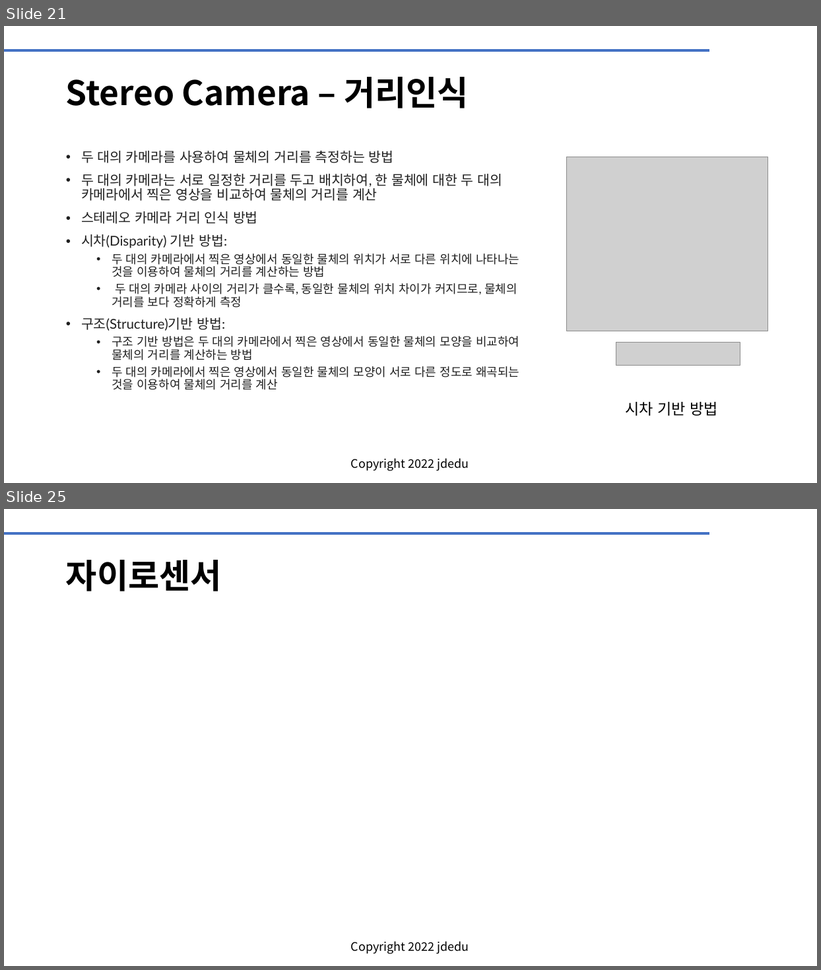
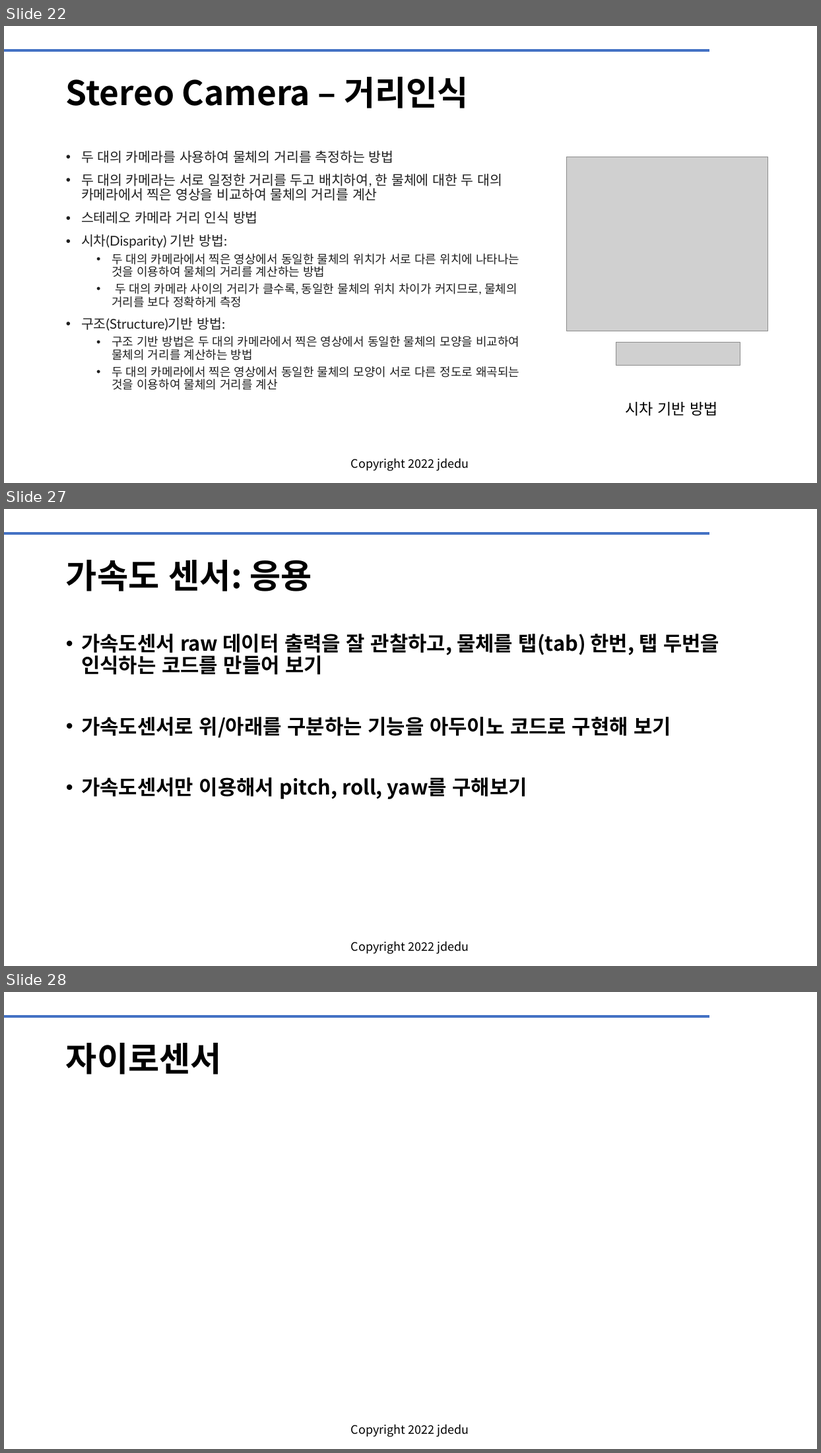
Before and after one commit to JD-edu/KG-KAIROS_robot, a slide deck: doc/KG-KAIROS 로봇센서.pptx. Shown one above the other, each under a label of ours: slides 21 and 25 before the commit, slides 22, 27 and 28 after it; the slides between them are not shown. The pictures are 821x970 and 821x1453 pixels, drawn with LibreOffice and Linux fonts; fonts in the diff are those of the drawing; grey boxes stand for pictures; background and template pictures are left out. Boxes give left, top, right and bottom in pixels: in the first picture for what was removed or moved away, otherwise in the second. Text is boxed around its words. In the diff, an @@ line names an element or a change of style, - is before the commit and + after.

```diff
--- a/doc/KG-KAIROS 로봇센서.pptx
+++ b/doc/KG-KAIROS 로봇센서.pptx
@@ slide 27 added at [4, 509, 817, 966], background #FFFFFF; not listed: 2 template elements that a slide beside it also shows @@
@@ title added at [66, 560, 312, 591], 40 pt, text #000000, bold @@
+가속도 센서: 응용
@@ text added at [81, 634, 719, 799], 24 pt, text #000000, bold @@
+• 가속도센서 raw 데이터 출력을 잘 관찰하고, 물체를 탭(tab) 한번, 탭 두번을 인식하는 코드를 만들어 보기
+• 가속도센서로 위/아래를 구분하는 기능을 아두이노 코드로 구현해 보기
+• 가속도센서만 이용해서 pitch, roll, yaw를 구해보기
@@ what was slide 21 is now slide 22 @@
@@ what was slide 25 is now slide 28 @@
```
Also in this commit, not shown: 2 slides changed, 3 other slides added, 4 other files.
